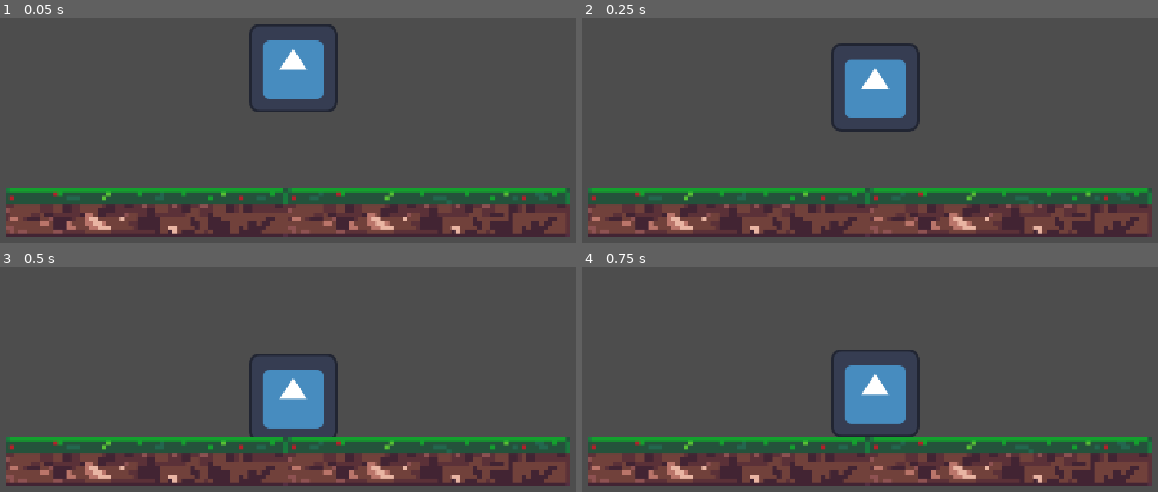
Above: before the commit, frames 1-4 (two rows, left to right).
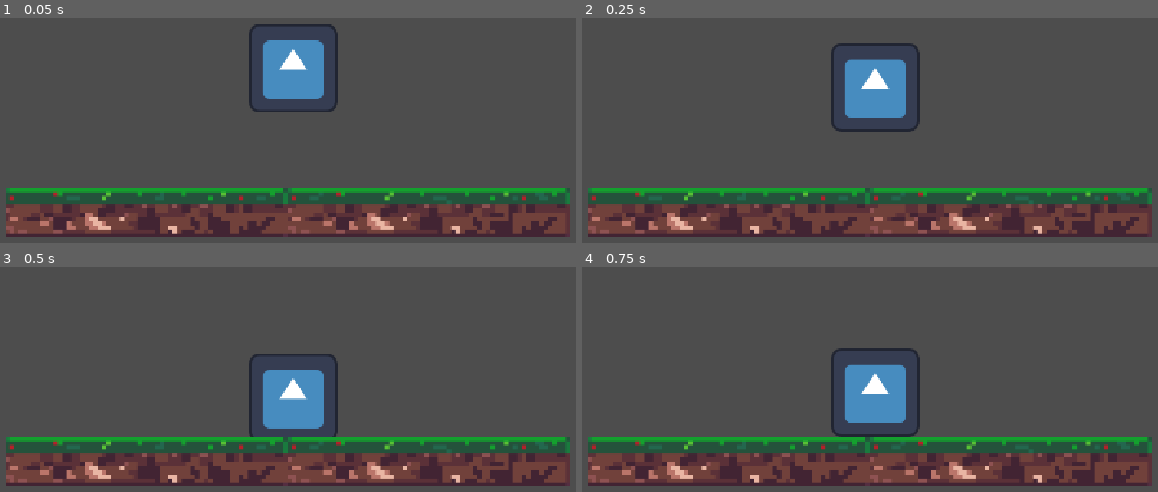
Above: after the commit, the same moments.

Repository: Marcausente/KnightGame2DGodot
Game: Godot game, scene res://Escenas/escena_fisicas.tscn
Two runs of this game, one before a commit and one after it. Both use one fixed random seed, a clock stepped at 60 frames per second and the inputs below. Before the commit the project starts from res://escena_fisicas.tscn. The engine's default icon, where the game draws it, is replaced by a stand-in: a white triangle on a blue panel in a dark square.
Inputs:
- Up to frame 1 (0.05 s): no input
- Up to frame 2 (0.25 s): no input
- Up to frame 3 (0.5 s): no input
- Up to frame 4 (0.75 s): no input

Frames 1-3 are identical in both runs. In frame 4, 0.3% of the frame differs, in the area x 44-58%, y 36-76%.

Commit message:
REFACTOR: Reordenado escenas en carpeta de escenas y nueva escena nivel1

Diff:
--- a/escena_fisicas.tscn
+++ b/Escenas/escena_fisicas.tscn
@@ -27,7 +27,7 @@
 position = Vector2(-2, 200)
 
 [node name="CollisionShape2D" type="CollisionShape2D" parent="StaticBody2D" unique_id=46193593]
-position = Vector2(-0.80000544, 0)
+position = Vector2(-1, -1)
 scale = Vector2(1.06, 1)
 shape = SubResource("RectangleShape2D_yf5fn")
 
--- /dev/null
+++ b/Escenas/nivel_1.tscn
@@ -0,0 +1,3 @@
+[gd_scene format=3 uid="uid://huhdnbnxbcpd"]
+
+[node name="Nivel1" type="Node2D" unique_id=1476173266]
--- a/project.godot
+++ b/project.godot
@@ -11,7 +11,7 @@
 [application]
 
 config/name="PruebaPlataformasGodot"
-run/main_scene="res://escena_fisicas.tscn"
+run/main_scene="res://Escenas/escena_fisicas.tscn"
 config/features=PackedStringArray("4.7", "GL Compatibility")
 config/icon="res://sprites/icon.svg"
 
